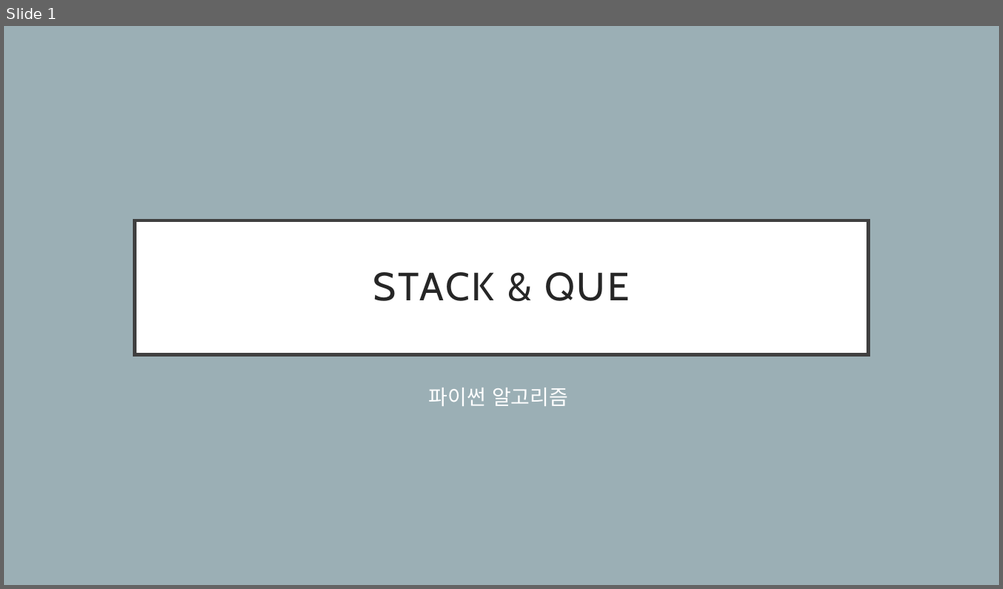
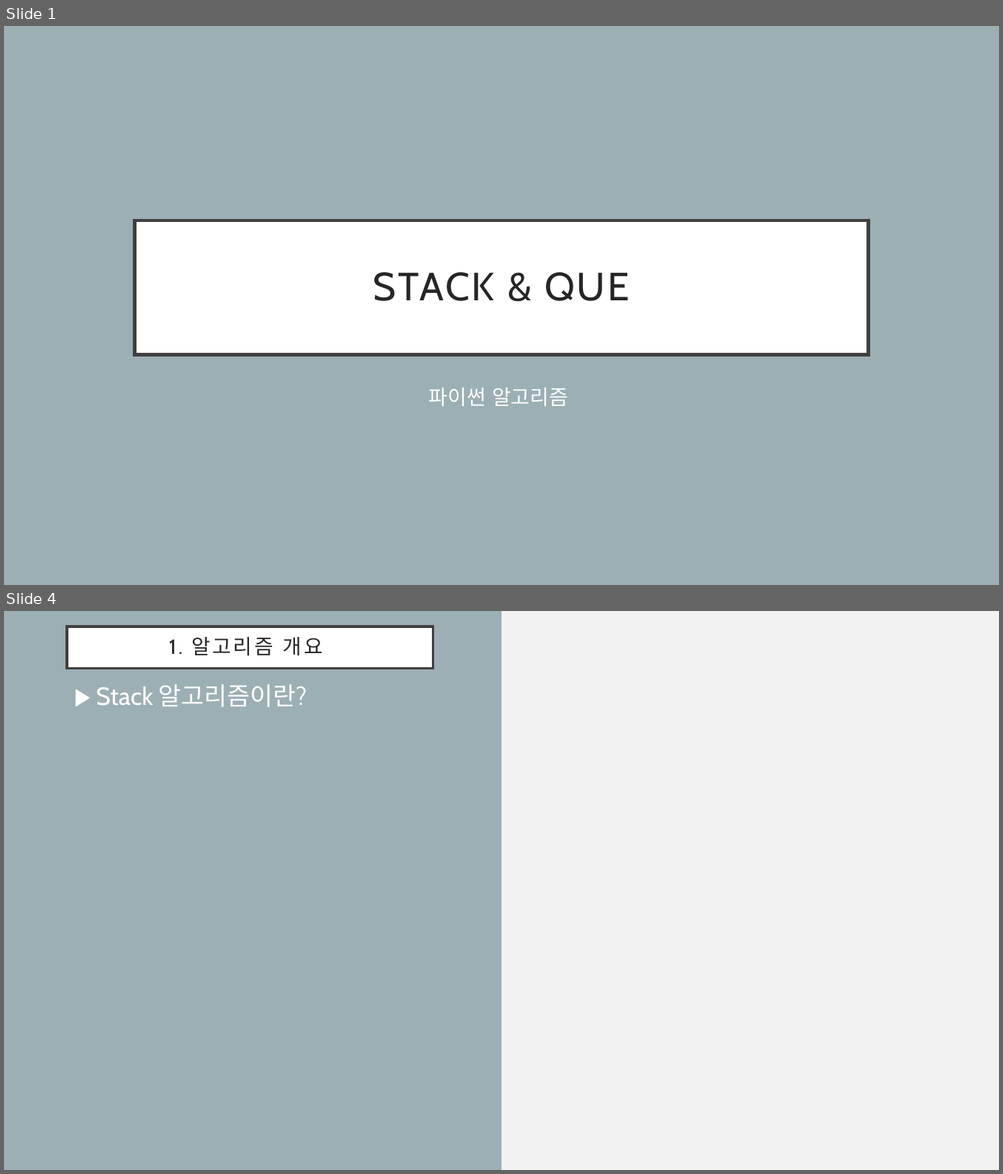
Before and after one commit to drhee0919/Rhee, a slide deck: 1. Stack & Que.pptx. Shown one above the other, each under a label of ours: slide 1 before the commit, slides 1 and 4 after it; the slides between them are not shown. The pictures are 1003x589 and 1003x1174 pixels, drawn with LibreOffice and Linux fonts; fonts in the diff are those of the drawing. Boxes give left, top, right and bottom in pixels: in the first picture for what was removed or moved away, otherwise in the second. Text is boxed around its words. In the diff, an @@ line names an element or a change of style, - is before the commit and + after.

```diff
--- a/1. Stack & Que.pptx
+++ b/1. Stack & Que.pptx
@@ slide 4 added at <box>4,611,999,1170</box>, background #F2F2F2 @@
@@ rectangle added at <box>4,611,502,1170</box>, fill #9BAFB5 @@
@@ title added at <box>67,627,433,669</box>, fill #FFFFFF, outline #404040 2.5 pt, 19.8 pt, text #262626 @@
+1. 알고리즘 개요
@@ text added at <box>96,684,307,707</box>, 24 pt, text #FFFFFF @@
+▶ Stack 알고리즘이란?
```
Also in this commit, not shown: 1 slide changed, 1 other slide added, 1 slide removed.
